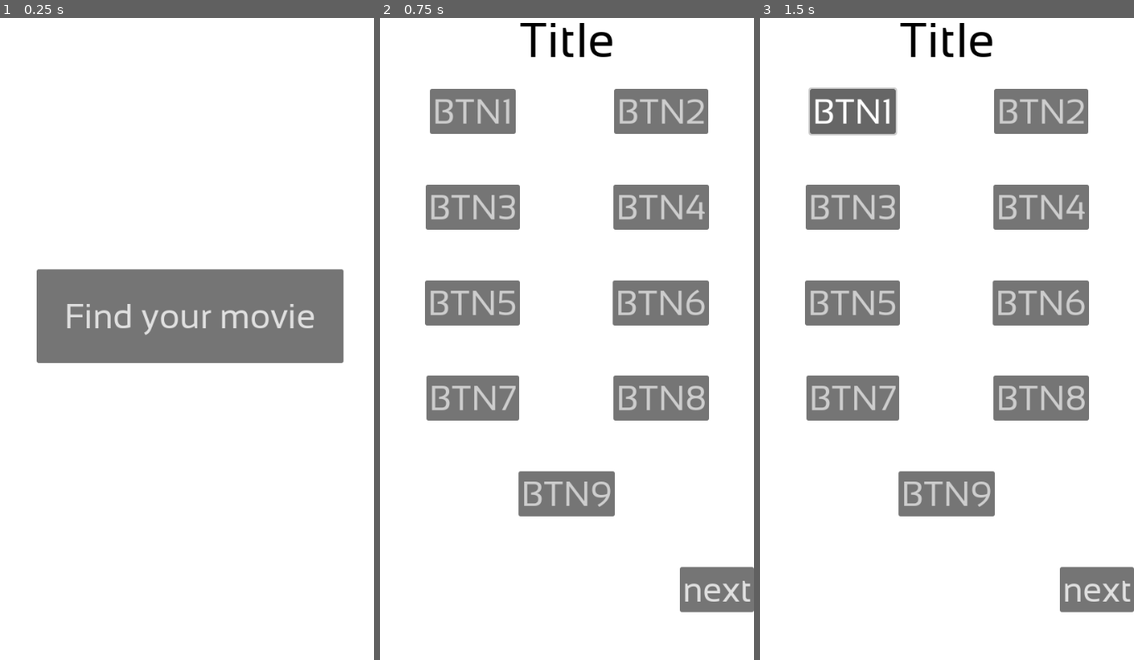
Above: before the commit, frames 1-3 (left to right).
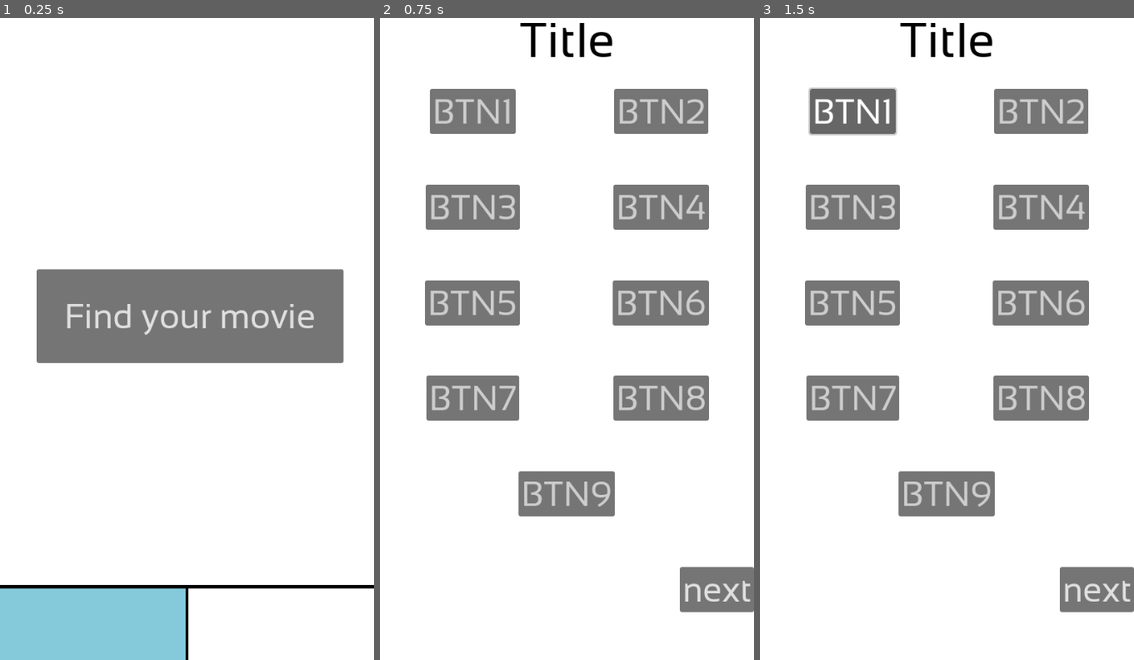
Above: after the commit, the same moments.

Repository: BigPhil2010/movie_found
Game: Godot game, scene res://scenes/menu.tscn
Two runs of this game, one before a commit and one after it. Both use one fixed random seed, a clock stepped at 60 frames per second and the inputs below.
Inputs:
- Up to frame 1 (0.25 s): no input
- Up to frame 2 (0.75 s): click "Find your movie" at 0.5 s
- Up to frame 3 (1.5 s): click "BTN1" at 1.25 s

The runs differ from the first frame. In frame 1, 6.2% of the frame differs, in the area x 0-100%, y 88-100%; in frame 2, nothing differs; in frame 3, nothing differs.

Commit message:
bottom Buttons

Diff:
--- a/scenes/menu.tscn
+++ b/scenes/menu.tscn
@@ -6,6 +6,18 @@
 [sub_resource type="Theme" id="Theme_mhnvy"]
 default_font = ExtResource("2_con2f")
 default_font_size = 50
+
+[sub_resource type="StyleBoxFlat" id="StyleBoxFlat_vjb58"]
+bg_color = Color(0.517647, 0.792157, 0.858824, 1)
+border_width_top = 5
+border_width_right = 5
+border_color = Color(0, 0, 0, 1)
+expand_margin_right = 5.0
+
+[sub_resource type="StyleBoxFlat" id="StyleBoxFlat_con2f"]
+bg_color = Color(1, 1, 1, 1)
+border_width_top = 5
+border_color = Color(0, 0, 0, 1)
 
 [node name="menu" type="Node2D"]
 script = ExtResource("1_vjb58")
@@ -22,4 +34,19 @@
 theme = SubResource("Theme_mhnvy")
 text = "Find your movie"
 
+[node name="HBoxContainer" type="HBoxContainer" parent="."]
+offset_top = 852.0
+offset_right = 540.0
+offset_bottom = 960.0
+
+[node name="Button2" type="Button" parent="HBoxContainer"]
+layout_mode = 2
+size_flags_horizontal = 3
+theme_override_styles/normal = SubResource("StyleBoxFlat_vjb58")
+
+[node name="Button" type="Button" parent="HBoxContainer"]
+layout_mode = 2
+size_flags_horizontal = 3
+theme_override_styles/normal = SubResource("StyleBoxFlat_con2f")
+
 [connection signal="pressed" from="Button" to="." method="_on_button_pressed"]
Not shown: 1 places in scenes/menu.tscn that only renumber resources
